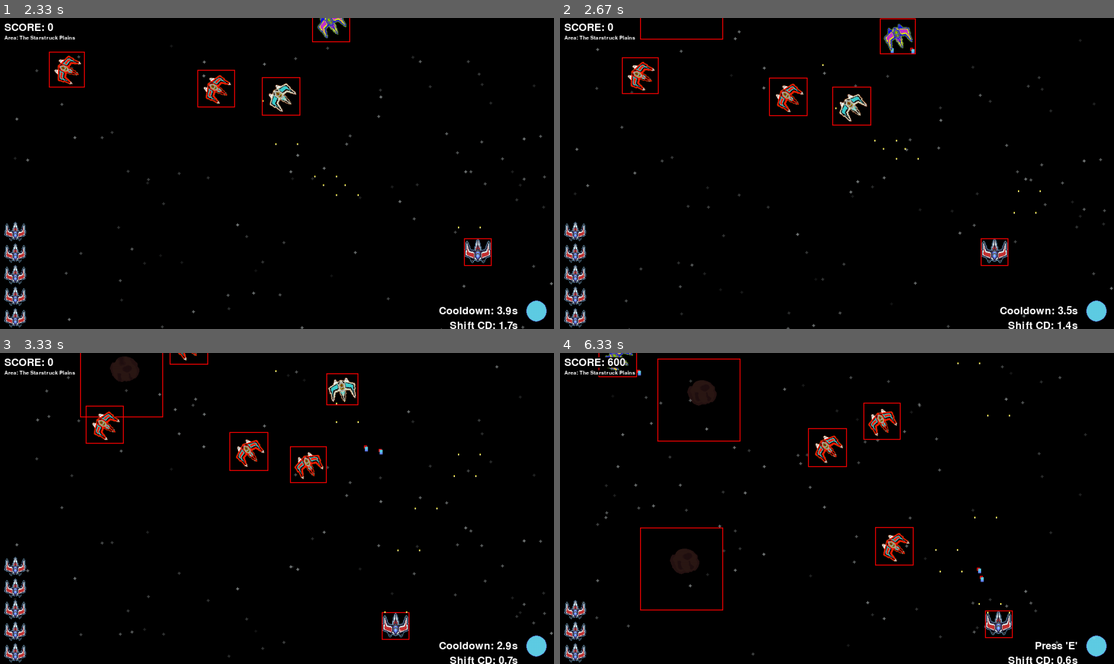
Above: before the commit, frames 1-4 (two rows, left to right).
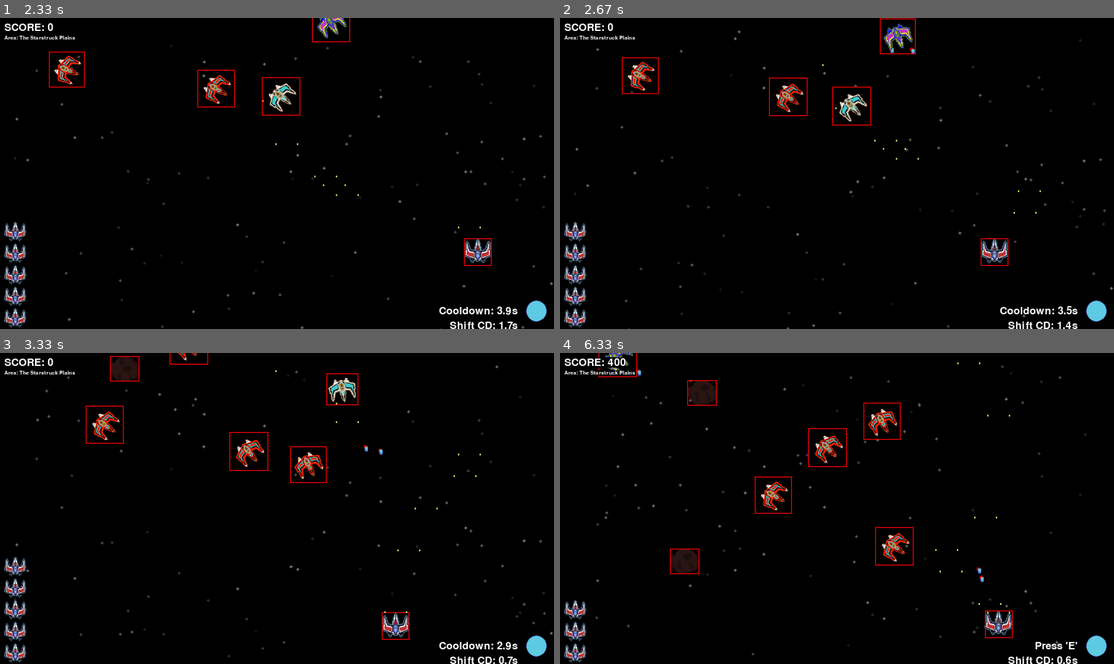
Above: after the commit, the same moments.

Repository: woelffer/gamedemo
Game: pygame game, started from pygamedemo.py
The game is run twice, just before and just after one commit, with the same random seed, the same clock (stepped at 60 frames per second) and the same inputs.
Inputs:
- Up to frame 1 (2.33 s): tap Enter at 0.33 s; tap Space at 0.67, 1.07, 1.37, 1.57, 1.9, 2.2 s; hold D 1-1.47 s; tap E at 1.15 s; hold W 1.5-1.8 s; hold D 1.83-2.3 s; tap Shift at 1.98 s
- Up to frame 2 (2.67 s): hold A from 2.33 s (still down); tap Space at 2.4 s; tap E at 2.48 s
- Up to frame 3 (3.33 s): tap Space at 2.7, 2.97, 3.3 s; release A at 2.87 s; hold S 2.9-3.2 s; hold A from 3.23 s (still down)
- Up to frame 4 (6.33 s): tap Shift at 3.38, 4.88, 6.28 s; tap Space at 3.6, 3.73, 4.13, 4.43, 4.8, 5.2, 5.5, 5.7, 6, 6.2 s; release A at 3.63 s; hold W 3.67-4.03 s; tap E at 3.82, 5.28 s; hold D 4.07-4.7 s; hold S 4.73-5.1 s; hold A 5.13-5.6 s; hold D 5.63-6.1 s; hold W from 6.13 s (still down)

Frame 1 is identical in both runs. In frame 2, 0.1% of the frame differs, in the area x 14-30%, y 0-8%; in frame 3, 0.2%; in frame 4, 1.1%, in the area x 8-42%, y 1-83%.

Commit message:
fixed asteroid collions box size issue

Diff:
--- a/Asteroid.py
+++ b/Asteroid.py
@@ -17,7 +17,7 @@
         self.frame_counter = 0
 
         # Initialize rect to match the visible portion of the sprite
-        self.rect = self.roll_frames[0].get_rect(topleft=position)
+        self.rect = self.roll_frames[0].get_bounding_rect()
 
     def load_frames(self, json_path):
         with open(json_path) as f:
@@ -29,7 +29,7 @@
             frame_surface = self.sprite_sheet.subsurface(pygame.Rect(x, y, w, h))
             self.roll_frames.append(frame_surface)
         # Update rect size to match the first frame
-        self.rect = self.roll_frames[0].get_rect()
+        self.rect = self.roll_frames[0].get_bounding_rect()
 
     def update(self, dt):
         #Update animation
@@ -48,7 +48,20 @@
             self.pos_x += self.speed * dt
             self.pos_y += self.speed * dt
 
-        self.rect.topleft = (self.pos_x, self.pos_y)
+    # Get the current frame's bounding rectangle
+        current_frame = self.roll_frames[self.frame_index]
+        bounding_rect = current_frame.get_bounding_rect()
+
+        # Calculate the offset caused by the bounding rectangle not starting at (0, 0)
+        offset_x = bounding_rect.x
+        offset_y = bounding_rect.y
+
+        # Update the position of the rect to match the sprite's position plus offset
+        self.rect = pygame.Rect(
+            self.pos_x + offset_x,
+            self.pos_y + offset_y,
+            bounding_rect.width,
+            bounding_rect.height)
 
 
     def draw(self, screen):
